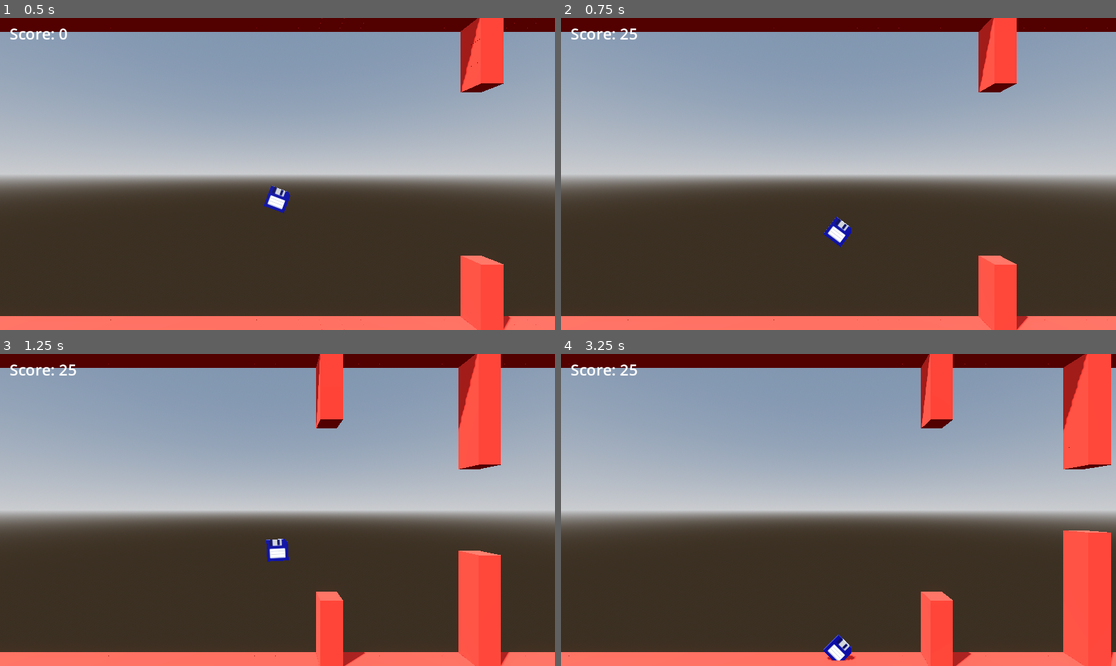
Above: before the commit, frames 1-4 (two rows, left to right).
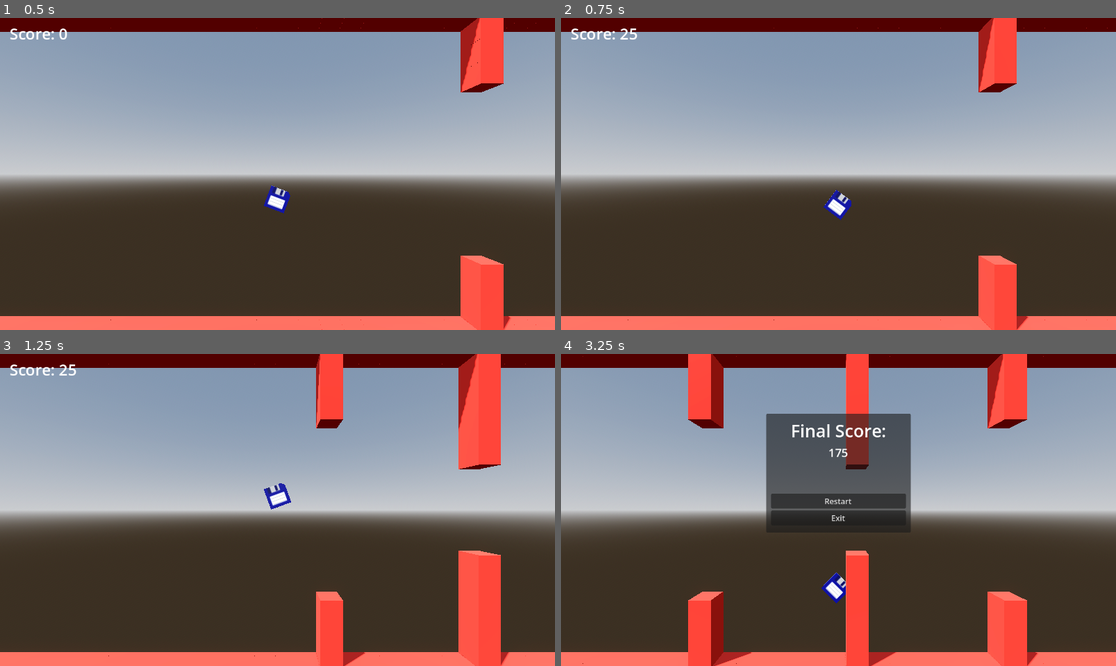
Above: after the commit, the same moments.

Repository: Trouperton/Floppy-Disk-Godot
Game: Godot game, scene res://scenes/Main_Level.tscn
Two runs of this game, one before a commit and one after it. Both use one fixed random seed, a clock stepped at 60 frames per second and the inputs below.
Inputs (mouse positions are in pixels of both pictures, inside the frame that each line leads up to):
- Up to frame 1 (0.5 s): no input
- Up to frame 2 (0.75 s): hold D (dash_forward) from 0.53 s (still down)
- Up to frame 3 (1.25 s): keep holding D (dash_forward); tap Space (jump) at 0.77 s
- Up to frame 4 (3.25 s): release D (dash_forward) at 1.28 s; hold S (dash_down) 1.28-2 s; tap Space (jump) at 1.52 s; click (838, 500) at 2 s, where only the run before the commit has a clickable "Restart"; hold D (dash_forward) from 2.78 s (still down)

Frame 1 is identical in both runs. In frame 2, 0.5% of the frame differs, in the area x 47-53%, y 55-74%; in frame 3, 0.5%; in frame 4, 29%, in the area x 1-100%, y 0-100%.

Commit message:
Implemented forward dash mechanic.
Resets the player velocity to 0 and temporarily disables gravity.

Diff:
--- a/code/scripts/CharacterController.gd
+++ b/code/scripts/CharacterController.gd
@@ -5,6 +5,7 @@
 ## Also manipulates the player's CharacterBody3D instance.
 
 @export var jump_velocity: float = 4.5
+var gravity_enabled: bool = true
 
 @export var vertical_dash_velocity: float = 14
 @export var forward_dash_speed_factor: float = 3
@@ -36,7 +37,8 @@
 		animation_state = Animation_States.FALLING
 
 	# Add the gravity.
-	velocity += get_gravity() * delta
+	if gravity_enabled:
+		velocity += get_gravity() * delta
 
 	player_input()
 
--- a/code/scripts/LevelManager.gd
+++ b/code/scripts/LevelManager.gd
@@ -9,12 +9,12 @@
 var pillars_passed = 0
 var forward_dash_speed_factor: float = 2
 
-var terrain_manager
+@onready var player_character = $PlayerFloppy
+@onready var terrain_manager = $TerrainSegmentManager
 
 # Called when the node enters the scene tree for the first time.
 func _ready() -> void:
-	terrain_manager = $TerrainSegmentManager
-	forward_dash_speed_factor = $PlayerFloppy.forward_dash_speed_factor
+	forward_dash_speed_factor = player_character.forward_dash_speed_factor
 
 
 # Called every frame. 'delta' is the elapsed time since the previous frame.
@@ -29,6 +29,7 @@
 
 	# TODO reactivate gravity for the player since the above speed change also
 	# Removes the forward dash boost.
+	player_character.gravity_enabled = true
 
 	increase_score(points)
 
@@ -57,6 +58,8 @@
 
 	# TODO make it so that the player gravity is temporarily disabled and velocity
 	# is set to 0 so that the forward dash is a straight line.
+	player_character.gravity_enabled = false
+	player_character.velocity = Vector3(0, 0, 0)
 
 
 func difficulty_speed():
